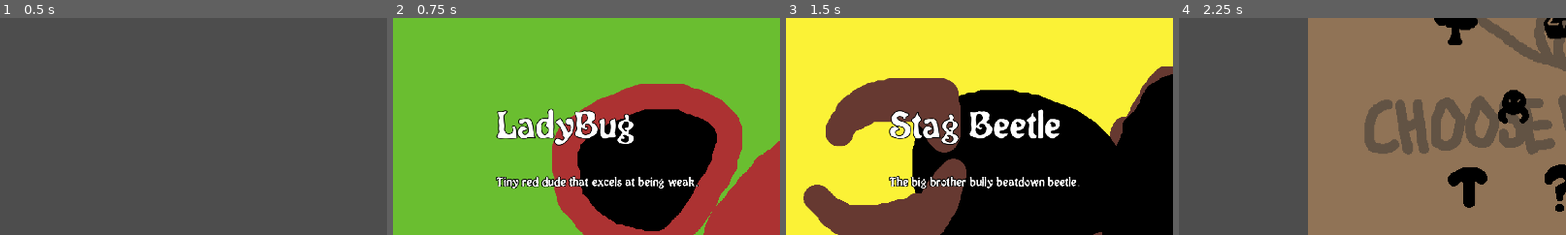
Above: before the commit, frames 1-4 (left to right).
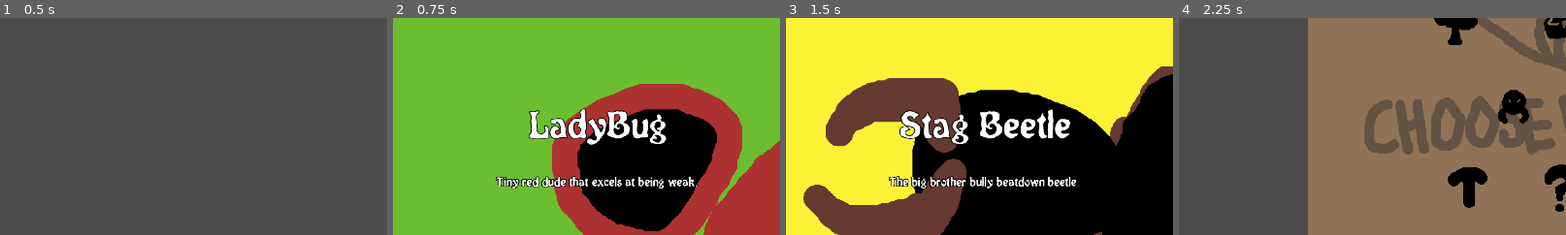
Above: after the commit, the same moments.

Repository: YewChian/BeetleArena
Game: Godot game, scene res://StartRunScene.tscn
The game is run twice, just before and just after one commit, with the same random seed, the same clock (stepped at 60 frames per second) and the same inputs.
Inputs (mouse positions are % of the whole screen's width and height, from its top left):
- Up to frame 1 (0.5 s): no input
- Up to frame 2 (0.75 s): click (43, 88) at 0.5 s
- Up to frame 3 (1.5 s): click (57, 88) at 1.25 s
- Up to frame 4 (2.25 s): click "BUG OUT!!!" at 2 s
The pictures show only the part of the screen within x 0-50%, y 4-53%; the shares and areas given below are measured in that part.

Frame 1 is identical in both runs. In frame 2, 3.7% of the frame differs, in the area x 26-71%, y 41-59%; in frame 3, 3.6%; in frame 4, nothing differs.

Commit message:
added end sequences for arena and lootdrop

Diff:
--- a/Bodies/Beetle.gd
+++ b/Bodies/Beetle.gd
@@ -58,7 +58,7 @@
 			if end <= 0:
 				enter_state(Death)
 
-			move_and_collide(direction * base_spd)
+			move_and_collide(direction * base_spd * 100)
 
 		Pivot:
 			if end <= 0:
@@ -107,6 +107,8 @@
 			$Mandibles.get_children()[0].disable_hitbox()
 			$Carapace.get_children()[0].disable_hurtbox()
 			await $Carapace.get_children()[0].fade_out()
+			await get_tree().current_scene.on_beetle_death(self)
+
 			queue_free()
 
 func _on_state_timer_timeout():
@@ -122,9 +124,8 @@
 
 func hurtbox_area_entered(area):
 	var area_owner = area.get_parent().get_parent().get_parent()
-	print("area: ", area)
-	print(area_owner)
 	if area_owner.team != team and is_invulnerable == false:
+		print("got hit")
 		is_invulnerable = true
 		end -= 1
 		$InvulnerableTimer.start()
--- a/Bodies/Beetle.tscn
+++ b/Bodies/Beetle.tscn
@@ -7,7 +7,7 @@
 radius = 47.0
 height = 94.0
 
-[node name="Beetle" type="CharacterBody2D"]
+[node name="Beetle" type="CharacterBody2D" groups=["Beetles"]]
 collision_layer = 2
 collision_mask = 3
 script = ExtResource("1_yt4jj")
--- a/Buttons/SelectBeetleButton.gd
+++ b/Buttons/SelectBeetleButton.gd
@@ -13,13 +13,13 @@
 func _on_pressed():
 	Inventory.beetles = {}
 
-	Inventory.beetles["Generic player beetle name"] = {
+	Inventory.beetles["Hector the Handsome"] = {
 		"mandibles": beetle_mandibles,
 		"carapace": beetle_carapace,
 		"left_leg": beetle_left_leg,
 		"right_leg": beetle_right_leg,
 		"nature": "Brave",
-		"bonus_end": 0,
+		"bonus_end": 1,
 		"bonus_str": 0,
 		"bonus_spd": 0,
 	}
--- a/Carapace/Carapace.tscn
+++ b/Carapace/Carapace.tscn
@@ -59,4 +59,5 @@
 "": SubResource("AnimationLibrary_wbdsb")
 }
 
+[connection signal="area_entered" from="Hurtbox" to="." method="_on_hurtbox_area_entered"]
 [connection signal="input_event" from="Hurtbox" to="." method="_on_hurtbox_input_event"]
--- a/Carapace/LadybugCarapace.gd
+++ b/Carapace/LadybugCarapace.gd
@@ -1,7 +1,11 @@
 extends Carapace
 
 func initialise_stats():
-	part_name = "Baby's Back"
-	end = 3
+	part_name = ""
+	for key in PartsInfo.name_to_path:
+		if PartsInfo.name_to_path[key] == scene_file_path:
+			part_name = key
+	assert(part_name != "")		# part name should be found in PartsInfo.name_to_path
+	end = 1
 	left_leg_attachment_vector = Vector2(-150, 150)
 	WallDetector_carapace_attachment_vector = Vector2(0, 0)
--- a/Carapace/StagBeetleCarapace.gd
+++ b/Carapace/StagBeetleCarapace.gd
@@ -1,7 +1,11 @@
 extends Carapace
 
 func initialise_stats():
-	part_name = "Bruiser's Bastion"
+	part_name = ""
+	for key in PartsInfo.name_to_path:
+		if PartsInfo.name_to_path[key] == scene_file_path:
+			part_name = key
+	assert(part_name != "")		# part name should be found in PartsInfo.name_to_path
 	end = 3
 	left_leg_attachment_vector = Vector2(-100, 90)
 	WallDetector_carapace_attachment_vector = Vector2(0, -160)
--- a/Events/Arena.gd
+++ b/Events/Arena.gd
@@ -81,3 +81,55 @@
 		healthbar_container.visible = true
 		await healthbar_container.initialize_healthbar()
 		i += 1
+
+func start_arena_defeat_sequence():
+	var tween = get_tree().create_tween()
+	tween.tween_property(%FadeOutCM, "color", Color(0.3, 0.3, 0.3, 1), 1)
+
+	%DefeatMarginContainer.visible = true
+	%DefeatLabel.text = "Your beetles have been defeated. \n"
+	for beetle_name in Inventory.beetles:
+		%DefeatLabel.text += beetle_name + ", \n"
+	%DefeatLabel.text += "will be remembered in the beetle fighting hall of fame..."
+
+func start_arena_victory_sequence():
+	var tween = get_tree().create_tween()
+	tween.tween_property(%FadeOutCM, "color", Color(0.3, 0.3, 0.3, 1), 0.5)
+	var new_loot: String = get_random_loot_name()
+	Inventory.spare_parts.append(load(PartsInfo.name_to_path[new_loot]))
+	var new_loot_label = Label.new()
+	new_loot_label.text = "Got a " + new_loot + "!"
+	%RewardList.add_child(new_loot_label)
+	%VictoryMarginContainer.visible = true
+
+
+func get_random_loot_name():
+	var all_loot = []
+	for part_name in PartsInfo.name_to_path:
+		all_loot.append(part_name)
+	randomize()
+	all_loot.shuffle()
+	return all_loot[0]
+
+func on_beetle_death(beetle: Object):
+	if beetle.team == 0:
+		await start_arena_defeat_sequence()
+		return
+
+	var beetle_count = 0
+	for node in get_children():
+		if beetle_count > 1:
+			return
+		if node.is_in_group("Beetles"):
+			beetle_count += 1
+
+	await start_arena_victory_sequence()
+
+func _on_done_pressed() -> void:
+	get_tree().change_scene_to_file("res://Map.tscn")
+
+
+func _on_back_to_title_pressed() -> void:
+	RunManager.start_new_run()
+	Inventory.beetles = {}
+	Inventory.spare_parts = {}
--- a/Events/arena.tscn
+++ b/Events/arena.tscn
@@ -105,3 +105,94 @@
 offset_right = -3788.0
 offset_bottom = -2649.0
 scale = Vector2(10, 10)
+
+[node name="VictoryMarginContainer" type="MarginContainer" parent="UI"]
+unique_name_in_owner = true
+visible = false
+anchors_preset = 15
+anchor_right = 1.0
+anchor_bottom = 1.0
+grow_horizontal = 2
+grow_vertical = 2
+theme = ExtResource("4_ngfcw")
+theme_override_constants/margin_left = 512
+theme_override_constants/margin_top = 128
+theme_override_constants/margin_right = 512
+theme_override_constants/margin_bottom = 128
+
+[node name="VictoryPanelContainer" type="PanelContainer" parent="UI/VictoryMarginContainer"]
+layout_mode = 2
+
+[node name="VBoxContainer" type="VBoxContainer" parent="UI/VictoryMarginContainer/VictoryPanelContainer"]
+layout_mode = 2
+
+[node name="Header" type="Label" parent="UI/VictoryMarginContainer/VictoryPanelContainer/VBoxContainer"]
+custom_minimum_size = Vector2(0, 64)
+layout_mode = 2
+size_flags_vertical = 0
+theme_type_variation = &"HeaderLarge"
+text = "REWARDS
+"
+horizontal_alignment = 1
+vertical_alignment = 1
+
+[node name="RewardList" type="VBoxContainer" parent="UI/VictoryMarginContainer/VictoryPanelContainer/VBoxContainer"]
+unique_name_in_owner = true
+custom_minimum_size = Vector2(0, 512)
+layout_mode = 2
+
+[node name="Done" type="Button" parent="UI/VictoryMarginContainer/VictoryPanelContainer/VBoxContainer"]
+custom_minimum_size = Vector2(0, 64)
+layout_mode = 2
+size_flags_vertical = 10
+text = "BACK TO MAP"
+
+[node name="DefeatMarginContainer" type="MarginContainer" parent="UI"]
+unique_name_in_owner = true
+visible = false
+anchors_preset = 15
+anchor_right = 1.0
+anchor_bottom = 1.0
+grow_horizontal = 2
+grow_vertical = 2
+theme = ExtResource("4_ngfcw")
+theme_override_constants/margin_left = 512
+theme_override_constants/margin_top = 128
+theme_override_constants/margin_right = 512
+theme_override_constants/margin_bottom = 128
+
+[node name="DefeatPanelContainer" type="PanelContainer" parent="UI/DefeatMarginContainer"]
+layout_mode = 2
+
+[node name="VBoxContainer" type="VBoxContainer" parent="UI/DefeatMarginContainer/DefeatPanelContainer"]
+layout_mode = 2
+
+[node name="Header" type="Label" parent="UI/DefeatMarginContainer/DefeatPanelContainer/VBoxContainer"]
+custom_minimum_size = Vector2(0, 64)
+layout_mode = 2
+size_flags_vertical = 0
+theme_type_variation = &"HeaderLarge"
+text = "DEFEAT
+"
+horizontal_alignment = 1
+vertical_alignment = 1
+
+[node name="DefeatLabel" type="Label" parent="UI/DefeatMarginContainer/DefeatPanelContainer/VBoxContainer"]
+unique_name_in_owner = true
+custom_minimum_size = Vector2(0, 512)
+layout_mode = 2
+size_flags_vertical = 3
+horizontal_alignment = 1
+vertical_alignment = 1
+
+[node name="BackToTitle" type="Button" parent="UI/DefeatMarginContainer/DefeatPanelContainer/VBoxContainer"]
+custom_minimum_size = Vector2(0, 64)
+layout_mode = 2
+size_flags_vertical = 10
+text = "BACK TO TITLE"
+
+[node name="FadeOutCM" type="CanvasModulate" parent="."]
+unique_name_in_owner = true
+
+[connection signal="pressed" from="UI/VictoryMarginContainer/VictoryPanelContainer/VBoxContainer/Done" to="." method="_on_done_pressed"]
+[connection signal="pressed" from="UI/DefeatMarginContainer/DefeatPanelContainer/VBoxContainer/BackToTitle" to="." method="_on_back_to_title_pressed"]
--- a/Legs/LadybugLegs/LadybugLeftLeg.gd
+++ b/Legs/LadybugLegs/LadybugLeftLeg.gd
@@ -1,7 +1,11 @@
 extends LeftLeg
 
 func initialise_stats():
-	part_name = "Steady Grippers"
+	part_name = ""
+	for key in PartsInfo.name_to_path:
+		if PartsInfo.name_to_path[key] == scene_file_path:
+			part_name = key
+	assert(part_name != "")		# part name should be found in PartsInfo.name_to_path
 	base_spd = 2
 	aggro_spd = 3
 	right_leg = load("res://Legs/LadybugLegs/LadybugRightLeg.tscn")
--- a/Legs/StagBeetleLegs/StagBeetleLeftLeg.gd
+++ b/Legs/StagBeetleLegs/StagBeetleLeftLeg.gd
@@ -1,7 +1,11 @@
 extends LeftLeg
 
 func initialise_stats():
-	part_name = "Limber Trunks"
+	part_name = ""
+	for key in PartsInfo.name_to_path:
+		if PartsInfo.name_to_path[key] == scene_file_path:
+			part_name = key
+	assert(part_name != "")		# part name should be found in PartsInfo.name_to_path
 	base_spd = 1
 	aggro_spd = 20
 	right_leg = load("res://Legs/StagBeetleLegs/StagBeetleRightLeg.tscn")
--- a/Mandibles/LadybugMandibles.gd
+++ b/Mandibles/LadybugMandibles.gd
@@ -1,6 +1,10 @@
 extends Mandibles
 
 func initialise_stats():
-	part_name = "Sloppy Gums"
+	part_name = ""
+	for key in PartsInfo.name_to_path:
+		if PartsInfo.name_to_path[key] == scene_file_path:
+			part_name = key
+	assert(part_name != "")		# part name should be found in PartsInfo.name_to_path
 	str = 1
 	WallDetector_mandible_attachment_vector = Vector2(0, -128)
--- a/Mandibles/StagBeetleMandible.gd
+++ b/Mandibles/StagBeetleMandible.gd
@@ -1,6 +1,10 @@
 extends Mandibles
 
 func initialise_stats():
-	part_name = "Snick Snackers"
+	part_name = ""
+	for key in PartsInfo.name_to_path:
+		if PartsInfo.name_to_path[key] == scene_file_path:
+			part_name = key
+	assert(part_name != "")		# part name should be found in PartsInfo.name_to_path
 	str = 1
 	WallDetector_mandible_attachment_vector = Vector2(0, -320)
--- /dev/null
+++ b/Singletons/PartsInfo.gd
@@ -0,0 +1,10 @@
+extends Node
+
+const name_to_path = {
+	"Baby's Back": "res://Carapace/LadybugCarapace.tscn",
+	"Bruiser's Bastion": "res://Carapace/StagBeetleCarapace.tscn",
+	"Steady Grippers": "res://Legs/LadybugLegs/LadybugLeftLeg.tscn",
+	"Limber Trunks": "res://Legs/StagBeetleLegs/StagBeetleLeftLeg.tscn",
+	"Sloppy Gums": "res://Mandibles/LadybugMandibles.tscn",
+	"Snick Snackers": "res://Mandibles/StagBeetleMandible.tscn"
+}
--- /dev/null
+++ b/Singletons/RunManager.gd
@@ -0,0 +1,9 @@
+extends Node
+
+func start_new_run():
+	Inventory.beetles = {}
+	Inventory.spare_parts = []
+	GroupsNTiers.current_tier = 0
+	for key in disabledbuttons.disabled_dictionary:
+		disabledbuttons.disabled_dictionary[key] = 1
+	get_tree().change_scene_to_file("res://StartRunScene.tscn")
--- a/StartRunScene.tscn
+++ b/StartRunScene.tscn
@@ -15,6 +15,10 @@
 [ext_resource type="PackedScene" uid="uid://8ljyepidst4j" path="res://Legs/LadybugLegs/LadybugRightLeg.tscn" id="10_rdyde"]
 [ext_resource type="Script" path="res://UI/StartRunInfo.gd" id="10_s8kac"]
 [ext_resource type="Texture2D" uid="uid://ck4r0y76vh4mu" path="res://Assets/SplashArt/StagBeetle.png" id="12_m7dyg"]
+
+[sub_resource type="StyleBoxEmpty" id="StyleBoxEmpty_6mh8s"]
+
+[sub_resource type="StyleBoxEmpty" id="StyleBoxEmpty_d2hij"]
 
 [node name="StartRunScene" type="CanvasLayer"]
 script = ExtResource("1_jv30d")
@@ -55,6 +59,9 @@
 unique_name_in_owner = true
 layout_mode = 2
 theme_override_font_sizes/font_size = 96
+theme_override_styles/normal = SubResource("StyleBoxEmpty_6mh8s")
+horizontal_alignment = 1
+vertical_alignment = 1
 
 [node name="Container" type="Container" parent="Info/MarginContainer/VBoxContainer"]
 custom_minimum_size = Vector2(0, 64)
@@ -63,6 +70,7 @@
 [node name="BeetleDescription" type="Label" parent="Info/MarginContainer/VBoxContainer"]
 unique_name_in_owner = true
 layout_mode = 2
+theme_override_styles/normal = SubResource("StyleBoxEmpty_d2hij")
 
 [node name="MarginContainer" type="MarginContainer" parent="."]
 anchors_preset = 7
--- a/WoodenTheme.tres
+++ b/WoodenTheme.tres
@@ -1,9 +1,11 @@
-[gd_resource type="Theme" load_steps=8 format=3 uid="uid://b66cxik023bhq"]
+[gd_resource type="Theme" load_steps=12 format=3 uid="uid://b66cxik023bhq"]
 
 [ext_resource type="FontFile" uid="uid://b0yju06jjgqbl" path="res://Fonts/NeoVictorian.ttf" id="1_kgfn1"]
 [ext_resource type="Texture2D" uid="uid://dwfgoq6665frc" path="res://Assets/UI/HealthbarUnder.png" id="1_semd2"]
 [ext_resource type="Texture2D" uid="uid://f4gx5yf1cwy0" path="res://Assets/Buttons/WoodenButtonHover.png" id="1_xr4sk"]
 [ext_resource type="Texture2D" uid="uid://xplgkgulkfgj" path="res://Assets/Buttons/WoodenButtonNormal.png" id="2_qxegr"]
+[ext_resource type="Texture2D" uid="uid://d1uny7cbq55y" path="res://Assets/UI/WienerStyleBox.png" id="3_4lcc8"]
+[ext_resource type="Texture2D" uid="uid://c7vvnwrrmjmr0" path="res://Assets/UI/WienerAndBugsStyleBox.png" id="3_15ygu"]
 
 [sub_resource type="StyleBoxTexture" id="StyleBoxTexture_l1tc7"]
 texture = ExtResource("1_xr4sk")
@@ -19,6 +21,20 @@
 texture_margin_right = 16.0
 texture_margin_bottom = 16.0
 
+[sub_resource type="StyleBoxTexture" id="StyleBoxTexture_0mhbu"]
+texture = ExtResource("3_15ygu")
+texture_margin_left = 24.0
+texture_margin_top = 5.0
+texture_margin_right = 24.0
+texture_margin_bottom = 5.0
+
+[sub_resource type="StyleBoxTexture" id="StyleBoxTexture_n85wx"]
+texture = ExtResource("3_4lcc8")
+texture_margin_left = 12.0
+texture_margin_top = 12.0
+texture_margin_right = 12.0
+texture_margin_bottom = 12.0
+
 [sub_resource type="StyleBoxTexture" id="StyleBoxTexture_ffu5d"]
 texture = ExtResource("1_semd2")
 texture_margin_left = 8.0
@@ -31,7 +47,10 @@
 default_font_size = 32
 Button/styles/hover = SubResource("StyleBoxTexture_l1tc7")
 Button/styles/normal = SubResource("StyleBoxTexture_jl8lf")
+HeaderLarge/font_sizes/font_size = 48
+HeaderLarge/styles/normal = SubResource("StyleBoxTexture_0mhbu")
 Label/colors/font_outline_color = Color(0, 0, 0, 1)
 Label/constants/outline_size = 8
 Label/font_sizes/font_size = 32
+Label/styles/normal = SubResource("StyleBoxTexture_n85wx")
 PanelContainer/styles/panel = SubResource("StyleBoxTexture_ffu5d")
--- a/project.godot
+++ b/project.godot
@@ -21,6 +21,8 @@
 Inventory="*res://Singletons/Inventory.gd"
 GroupsNTiers="*res://Singletons/GroupsNTiers.gd"
 ArenaInfo="*res://Singletons/ArenaInfo.gd"
+RunManager="*res://Singletons/RunManager.gd"
+PartsInfo="*res://Singletons/PartsInfo.gd"
 
 [display]
 
Binary file added: Assets/UI/WienerAndBugsStyleBox.png
Not shown, added: Assets/UI/WienerAndBugsStyleBox.png.import
Binary file added: Assets/UI/WienerStyleBox.png
Not shown, added: Assets/UI/WienerStyleBox.png.import
Not shown: 1 places in StartRunScene.tscn that only renumber resources
